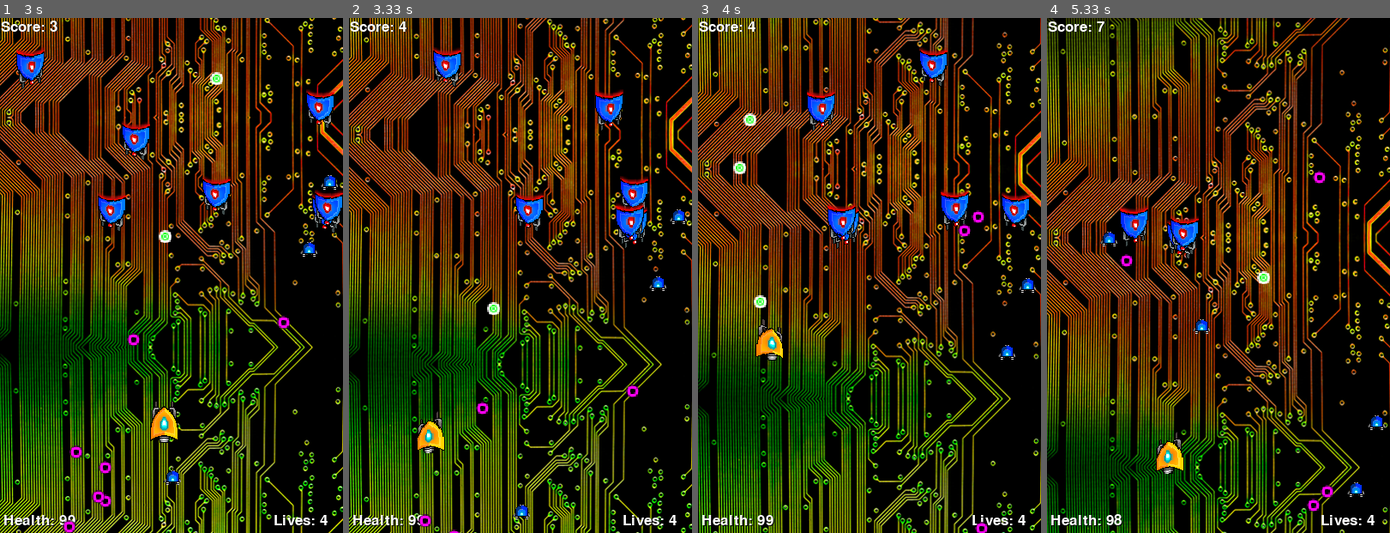
Above: before the commit, frames 1-4 (left to right).
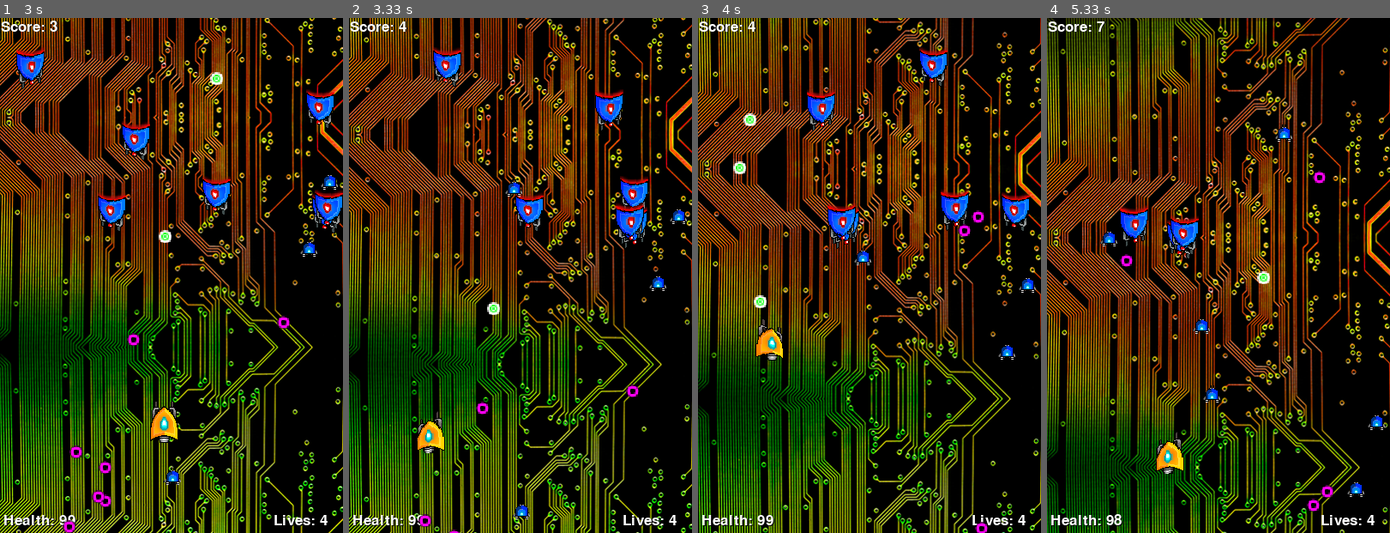
Above: after the commit, the same moments.

Repository: lukeg101/G51FSE-Pygame-Project
Game: pygame game, started from src/logicWars.py
Two runs of this game, one before a commit and one after it. Both use one fixed random seed, a clock stepped at 60 frames per second and the inputs below. The source is Python 2; it was converted automatically to run under Python 3.
Inputs:
- Up to frame 1 (3 s): hold Space 0.33-0.8 s; hold Right 0.33-0.8 s; hold Right 0.83-1.3 s; tap Space at 0.9, 1.2, 1.4, 1.73, 2.03, 2.23, 2.53, 2.8 s; hold Up 1.33-1.63 s; hold Right 1.67-2.13 s; hold Left 2.17-2.7 s; hold Down from 2.73 s (still down)
- Up to frame 2 (3.33 s): release Down at 3.03 s; hold Left from 3.07 s (still down); tap Space at 3.13 s
- Up to frame 3 (4 s): tap Space at 3.43, 3.57, 3.97 s; release Left at 3.47 s; hold Up 3.5-3.87 s; hold Right from 3.9 s (still down)
- Up to frame 4 (5.33 s): tap Space at 4.27, 4.63, 5.03 s; release Right at 4.53 s; hold Down 4.57-4.93 s; hold Left from 4.97 s (still down)

Frame 1 is identical in both runs. In frame 2, less than 0.1% of the frame differs, in the area x 45-51%, y 31-35%; in frame 3, less than 0.1%; in frame 4, 0.2%, in the area x 45-72%, y 20-75%.

Commit message:
added more power ups

Diff:
--- /dev/null
+++ b/src/TriProjectile.py
@@ -0,0 +1,34 @@
+#import game modules
+import sys, pygame
+from pygame.sprite import Sprite
+from pygame.locals import *
+
+"""class that defines and characterises projectile objects within the game"""
+class TriProjectile(Sprite):
+
+#need to do different types of object and strength
+
+
+	#initialises projectile object upon invocation
+        def __init__(self, spawnCoords, direction):
+                pygame.sprite.Sprite.__init__(self)
+
+		self.fireDirection = direction
+
+                #load the image for the ship
+		self.curImage = pygame.image.load("plasmaProjectile1.png")
+                self.curImage = pygame.transform.scale(self.curImage, (15, 15))
+		self.image = self.curImage
+
+		#load the rectangle image behind the sprite
+                self.rect = self.image.get_rect()
+		self.rect.center = spawnCoords
+
+	#method updates sprite state - moves projectiles along a linear path
+	def update(self):
+
+		if (self.fireDirection == 1):
+			self.rect.x += 1.1
+		elif (self.fireDirection == 0):
+			self.rect.x -= 1.1
+		self.rect.y -= 2
--- a/src/logicWars.py
+++ b/src/logicWars.py
@@ -13,6 +13,7 @@
 from PlayerLives import PlayerLives
 from EnemyProjectile import EnemyProjectile
 from LevelUpToken import PowerUp
+from TriProjectile import TriProjectile
 
 """main function where the game runs"""						#game will be classified after prototype
 def main():
@@ -23,6 +24,7 @@
 
 	#game loop variables
         runningGame = True
+	pausedGame = False
 	levelComplete = False
 	enemiesRemaining = 0
 
@@ -98,121 +100,131 @@
 	#game loop
 	while runningGame:
 
-		PlayerLives.decrease
-
-		#read in events from queue
-		for event in pygame.event.get():
-			#on QUIT event, exit the game loop
-			if event.type == pygame.QUIT:
-				runningGame = False
-			#if a key is pressed, act based on library definition
-			elif event.type == pygame.KEYDOWN and event.key in key_map:
-				key_map[event.key][0]()
-			#if a key is released, act based on library definition
-			elif event.type == pygame.KEYUP and event.key in key_map:
-				key_map[event.key][1]()
-			#if a space bar is pressed, fire the projectile
-			elif event.type == pygame.KEYDOWN:
-				keyPresses = pygame.key.get_pressed()
-				if keyPresses[K_SPACE] == 1:
-					bullet = Projectile([player.rect.x + 17, player.rect.y])
-					spriteList.add(bullet)
-        				projectileList.add(bullet)
-					projectileSound.play()
-
-		#move the background image - yTranslation
-		if changeFrame:
-			yScaler += 1
-			changeFrame = False#moves every other frame
-		else:
-			changeFrame = True
-
-		if yScaler == 1400:
-			yScaler = 0
-
-		#sprite collision detection between sprites and projectiles
-		for projectile in projectileList:
-
-			#form the list of collisions
-			hitList = pygame.sprite.spritecollide(projectile, enemyList, True)
-
-			#for every collision, remove the sprite and increase player score
-
-			for hits in hitList:
-				#killing enemy has a 1/11 chance of producing a power up
-				tokenChance = random.randrange(0,2)
-				if (tokenChance == 1):
-					levelUpToken = PowerUp(projectile.rect.center, random.randrange(1,3))
-					tokenList.add(levelUpToken)
-					spriteList.add(levelUpToken)
-
-				projectile.kill()
-				playerScore.increase()
-				playerScoreShadow.increase()
-				shipExplosion.play()
-				enemiesRemaining -= 1
-
-			if projectile.rect.y == 0:
-				projectileList.remove(projectile)
-				projectileList.remove(projectile)
-				projectile.kill()
+		if (not pausedGame):
+
+			#read in events from queue
+			for event in pygame.event.get():
+				#on QUIT event, exit the game loop
+				if event.type == pygame.QUIT:
+					runningGame = False
+				#if a key is pressed, act based on library definition
+				elif event.type == pygame.KEYDOWN and event.key in key_map:
+					key_map[event.key][0]()
+				#if a key is released, act based on library definition
+				elif event.type == pygame.KEYUP and event.key in key_map:
+					key_map[event.key][1]()
+				#if a space bar is pressed, fire the projectile
+				elif event.type == pygame.KEYDOWN:
+					keyPresses = pygame.key.get_pressed()
+					if keyPresses[K_SPACE] == 1:
+						bullet = Projectile([player.rect.x + 17, player.rect.y])
+						spriteList.add(bullet)
+        					projectileList.add(bullet)
+						projectileSound.play()
+
+			#move the background image - yTranslation
+			if changeFrame:
+				yScaler += 1
+				changeFrame = False#moves every other frame
+			else:
+				changeFrame = True
+
+			if yScaler == 1400:
+				yScaler = 0
+
+			#sprite collision detection between sprites and projectiles
+			for projectile in projectileList:
+
+				#form the list of collisions
+				hitList = pygame.sprite.spritecollide(projectile, enemyList, True)
+
+				#for every collision, remove the sprite and increase player score
+
+				for hits in hitList:
+					#killing enemy has a 1/11 chance of producing a power up
+					tokenChance = random.randrange(0,1)
+					if (tokenChance == 0):
+						levelUpToken = PowerUp(projectile.rect.center, random.randrange(1,4))
+						tokenList.add(levelUpToken)
+						spriteList.add(levelUpToken)
+
+					projectile.kill()
+					playerScore.increase()
+					playerScoreShadow.increase()
+					shipExplosion.play()
+					enemiesRemaining -= 1
+
+				if projectile.rect.y == 0:
+					projectileList.remove(projectile)
+					projectileList.remove(projectile)
+					projectile.kill()
+					gameSuccess.play()
+
+			#enemy random fire pattern - unpredictable
+			for enemyShip in enemyList:
+
+				#each enemy will have a 1/200 chance of firing a projectile at the player
+				number = random.randrange(0, 200)
+				if (number == 5):
+					enemyProjectile = EnemyProjectile((enemyShip.rect.x, enemyShip.rect.y))
+					spriteList.add(enemyProjectile)
+					enemyProjectileList.add(enemyProjectile)
+
+			#hit detection of enemy projectiles with player
+			enemyProjectileCollideList = pygame.sprite.spritecollide(player, enemyProjectileList, True)
+
+			#reduce health if hit
+			healthBar.hit(len(enemyProjectileCollideList))
+			healthBarShadow.hit(len(enemyProjectileCollideList))
+
+			#hit detection of tokens with player ship
+			tokenCollideList = pygame.sprite.spritecollide(player, tokenList, True)
+
+			for token in tokenCollideList:
+
+				#each token in the token list will grant the player a bonus
+				#increase playerLives by one
+				if (token.tokenType == 1):
+					playerLives.increase()
+					playerLivesShadow.increase()
+				#increase playerHealth by 50
+				elif (token.tokenType == 2):
+					healthBar.increaseHealth(50)
+					healthBarShadow.increaseHealth(50)
+				#spawn 3 projectiles that travel in 3 directions
+				elif (token.tokenType == 3):
+					projectile = TriProjectile((player.rect.x, player.rect.y), 0)
+					projectile1 = TriProjectile((player.rect.x, player.rect.y), 1)
+					projectile2 = TriProjectile((player.rect.x, player.rect.y), 2)
+					projectileList.add(projectile)
+					projectileList.add(projectile1)
+					projectileList.add(projectile2)
+					spriteList.add(projectile)
+					spriteList.add(projectile1)
+					spriteList.add(projectile2)
+
+			#reduce lives if health becomes zero
+			if healthBar.health <= 0:
+				playerLives.decrease()
+				healthBar.newHealth(100)
+				healthBarShadow.newHealth(100)
+
+			#animate the wallpaper on screen
+	                window.blit(backgroundImage, (0, yScaler))
+	                window.blit(backgroundImage, (0,yScaler - 1400))
+
+			#game finished upon success
+			if enemiesRemaining == 0 and not levelComplete:
 				gameSuccess.play()
-
-		#enemy random fire pattern - unpredictable
-		for enemyShip in enemyList:
-
-			#each enemy will have a 1/200 chance of firing a projectile at the player
-			number = random.randrange(0, 200)
-			if (number == 5):
-				enemyProjectile = EnemyProjectile((enemyShip.rect.x, enemyShip.rect.y))
-				spriteList.add(enemyProjectile)
-				enemyProjectileList.add(enemyProjectile)
-
-		#hit detection of enemy projectiles with player
-		enemyProjectileCollideList = pygame.sprite.spritecollide(player, enemyProjectileList, True)
-
-		#reduce health if hit
-		healthBar.hit(len(enemyProjectileCollideList))
-		healthBarShadow.hit(len(enemyProjectileCollideList))
-
-		#hit detection of tokens with player ship
-		tokenCollideList = pygame.sprite.spritecollide(player, tokenList, True)
-
-		for token in tokenCollideList:
-
-			#each token in the token list will grant the player a bonus
-			#increase playerLives by one
-			if (token.tokenType == 1):
-				playerLives.increase()
-				playerLivesShadow.increase()
-			#increase playerHealth by 50
-			elif (token.tokenType == 2):
-				healthBar.increaseHealth(50)
-				healthBarShadow.increaseHealth(50)
-
-
-		#reduce lives if health becomes zero
-		if healthBar.health <= 0:
-			playerLives.decrease()
-			healthBar.newHealth(100)
-			healthBarShadow.newHealth(100)
-
-		#animate the wallpaper on screen
-                window.blit(backgroundImage, (0, yScaler))
-                window.blit(backgroundImage, (0,yScaler - 1400))
-
-		#game finished upon success
-		if enemiesRemaining == 0 and not levelComplete:
-			gameSuccess.play()
-			levelComplete = True
-
-		#animate the sprites
-		spriteList.update()
-                spriteList.draw(window)
-	        pygame.display.flip()
-		spriteList.clear(window, screen)
-
-		gameClock.tick(120)
+				levelComplete = True
+
+			#animate the sprites
+			spriteList.update()
+	                spriteList.draw(window)
+		        pygame.display.flip()
+			spriteList.clear(window, screen)
+
+			gameClock.tick(120)
 
 #makes the game script run the main function
 if __name__ == "__main__":
Not shown, added: src/TriProjectile.pyc
